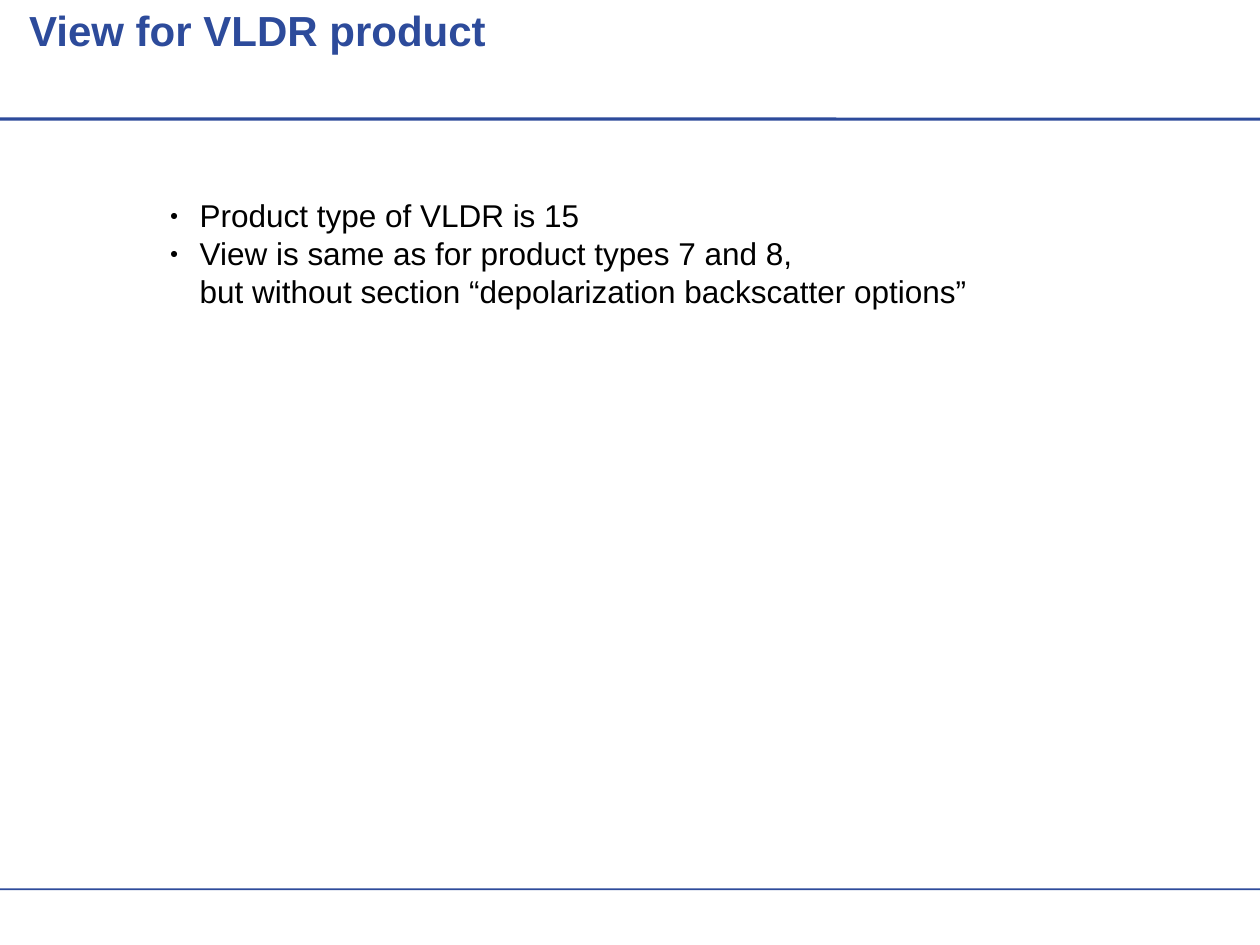
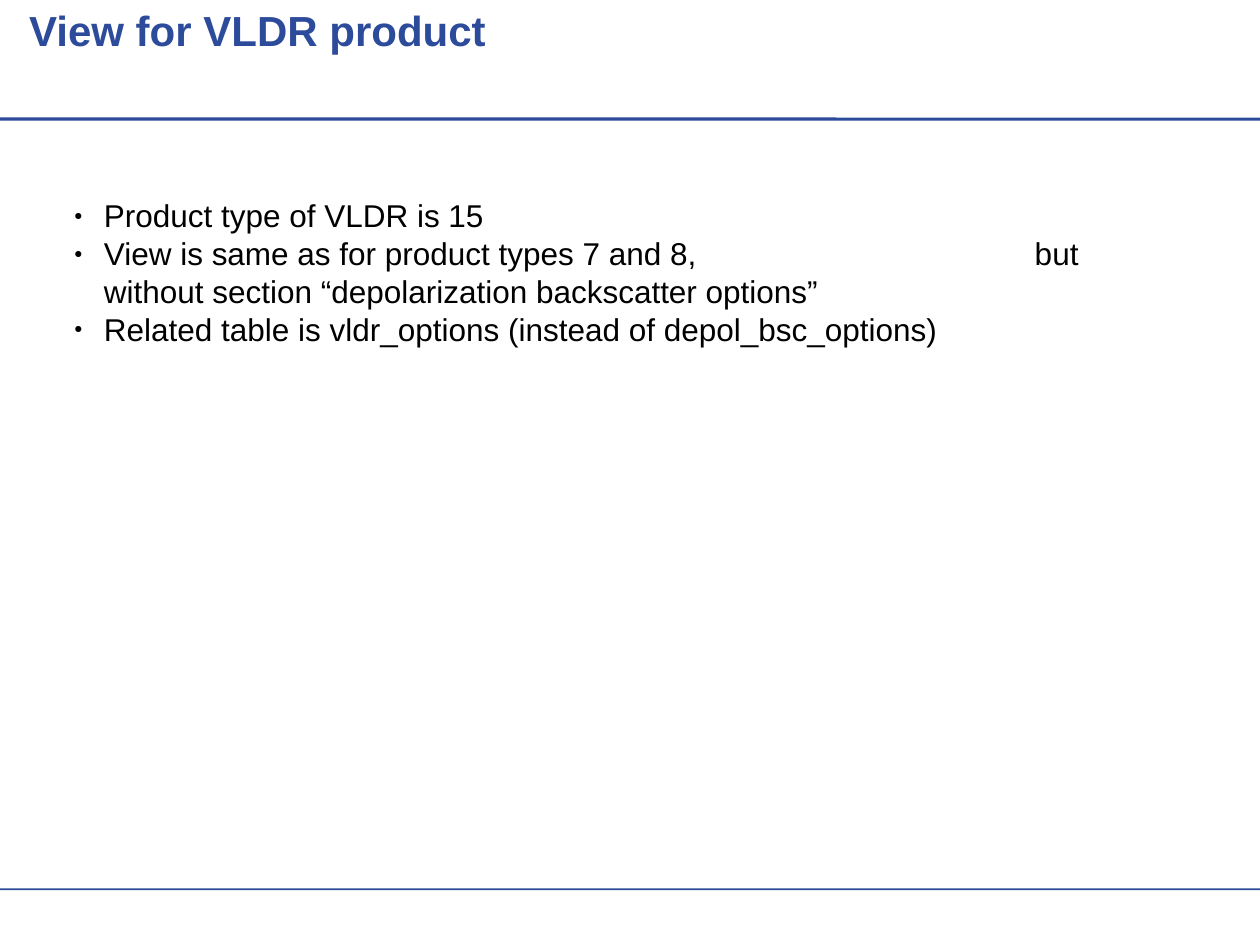
Before and after one commit to actris-scc/ELDAmwl, a slide deck: slide 10 of SCCinterface_for_ELDAmwl.odp. Drawn at 1260x945 pixels with LibreOffice and Linux fonts; fonts in the diff are those of the drawing; background and template pictures are left out. Boxes give left, top, right and bottom in pixels: in the first picture for what was removed or moved away, otherwise in the second. Text is boxed around its words. In the diff, an @@ line names an element or a change of style, - is before the commit and + after.

Commit message:
finish description of new views in SCC interface for ELDAmwl and updated script for database modifications (alter / create polarization related tables and fill with example data)

```diff
--- a/SCCinterface_for_ELDAmwl.odp
+++ b/SCCinterface_for_ELDAmwl.odp
@@ text "Product type of VLDR is ...": place and size @@
-text "Product type of VLDR is ..." at [200, 204, 966, 309]
+text "Product type of VLDR is ..." at [104, 204, 937, 347]
@@ text at [104, 318, 937, 347]: paragraph added @@
+● Related table is vldr_options (instead of depol_bsc_options)
```
Also in this commit, not shown: 3 other slides changed, 3 slides added, 1 other file.
